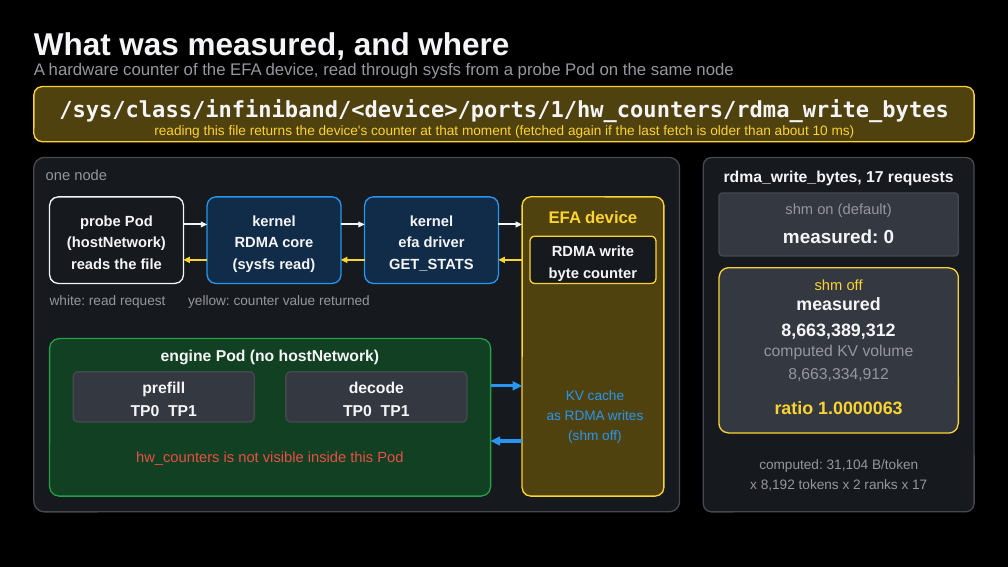
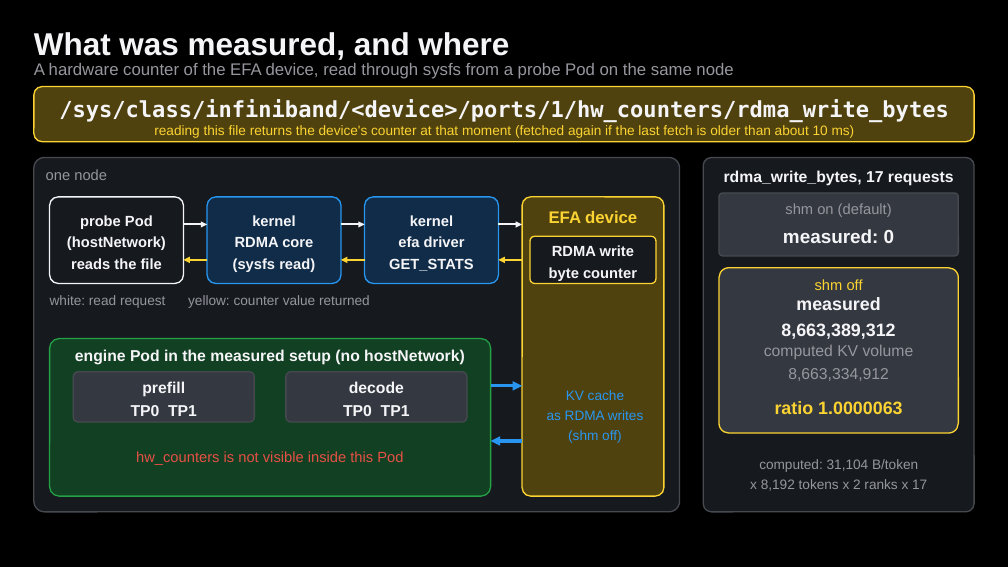
Before and after one commit to littlemex/figures, a slide deck: slide 14 of zenn/articles/741e79cf2e9bf2/source/figs.pptx. Drawn at 1008x567 pixels with LibreOffice and Linux fonts; fonts in the diff are those of the drawing. Boxes give left, top, right and bottom in pixels: in the first picture for what was removed or moved away, otherwise in the second. Text is boxed around its words. In the diff, an @@ line names an element or a change of style, - is before the commit and + after.

Commit message:
zenn/741e79cf2e9bf2: label the engine Pod in the counter figure as the measured setup

```diff
--- a/zenn/articles/741e79cf2e9bf2/source/figs.pptx
+++ b/zenn/articles/741e79cf2e9bf2/source/figs.pptx
@@ text at [75, 349, 465, 365]: text changed @@
-engine Pod (no hostNetwork)
+engine Pod in the measured setup (no hostNetwork)
```
Also in this commit, not shown: 2 other files.
